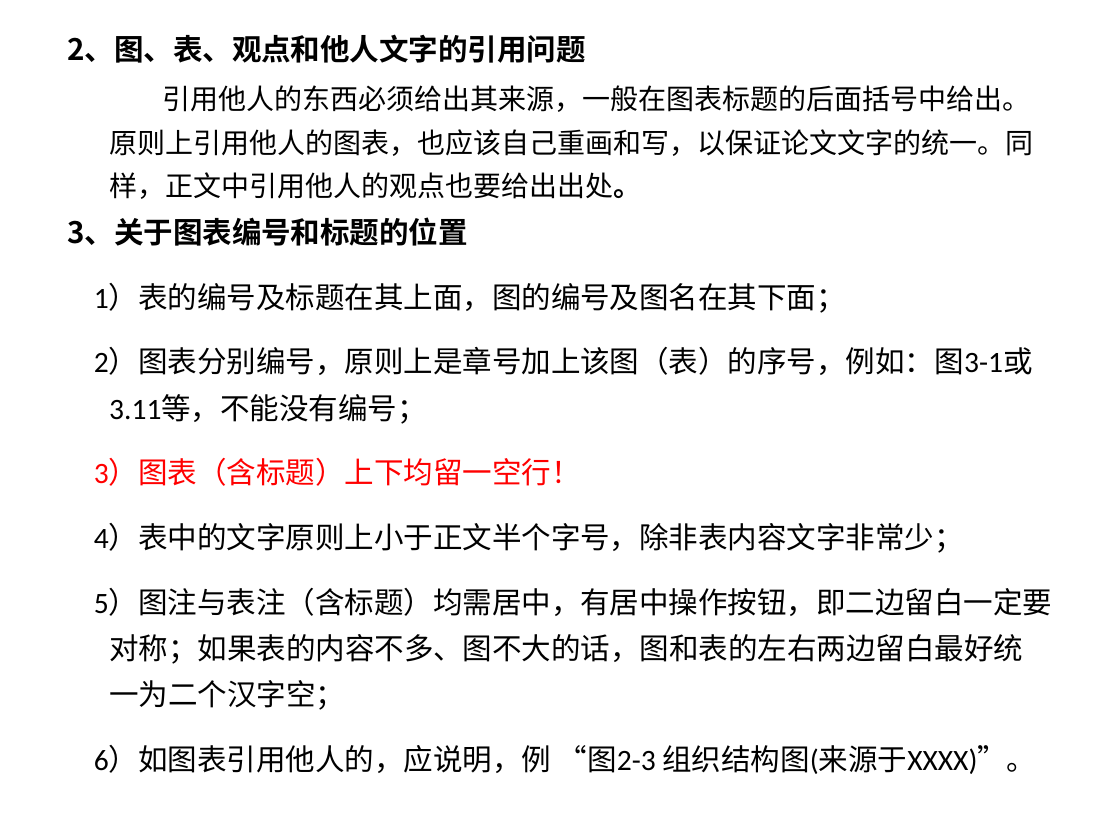
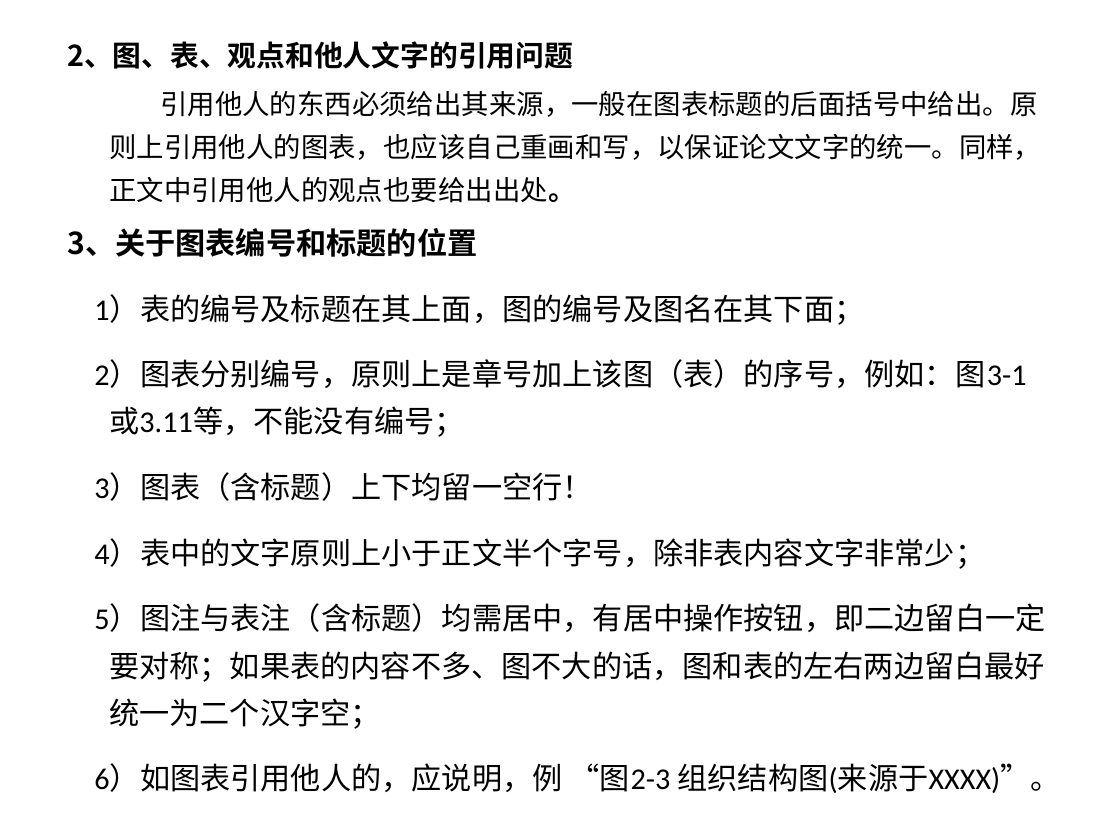
Before and after one commit to liaoliaoanxiao/mediumRepy, a slide deck: slide 5 of 教学文档/学位论文撰写及格式常见问题.pptx. Drawn at 1120x840 pixels with LibreOffice and Linux fonts; fonts in the diff are those of the drawing. Boxes give left, top, right and bottom in pixels: in the first picture for what was removed or moved away, otherwise in the second. Text is boxed around its words. In the diff, an @@ line names an element or a change of style, - is before the commit and + after.

```diff
--- a/教学文档/学位论文撰写及格式常见问题.pptx
+++ b/教学文档/学位论文撰写及格式常见问题.pptx
@@ text "2、图、表、观点和他人文字的引用问题" at (x1=67, y1=41, x2=1060, y2=793): size 19 to 18.5 pt in "2、图、表、观点和他人文字的引用问题"; size 18 to 17.6 pt in "引用他人的东西必须给出其来源，一般在图表标题的后面括号中给出。原则上引用他人的图表，也应该自己重画和写，以保证论文文字的 ..."; size 19 to 19.4 pt in "3、关于图表编号和标题的位置", "1）表的编号及标题在其上面，图的编号及图名在其下面；", "2）图表分别编号，原则上是章号加上该图（表）的序号，例如：图3-1或3.11等，不能没有编号；", "3）图表（含标题）上下均留一空行！" and 3 more places; text colour #FF0000 to #000000 in "3）图表（含标题）上下均留一空行！"; line spacing 0.8 to 1 @@
```
Also in this commit, not shown: 1 other file.
